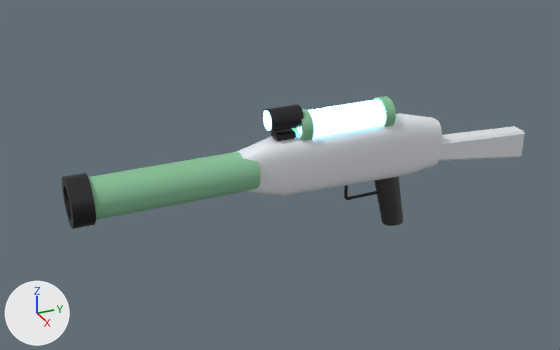
Two versions of the glTF model assets/models/weapons/revshooter.glb, one commit apart.
Camera for both pictures: a 50 mm lens placed at (0.975, -0.594, 0.474), pointed at (-0.021, -0.146, -0.024). The axes (+X, +Y, +Z) are drawn at lower left. The lights are the same throughout. The older version comes first. Where no turn or scale is listed for an object, it has been applied to the vertices. Vertices at exactly the same position are counted once.

Names of what the first picture shows: 'Body'.
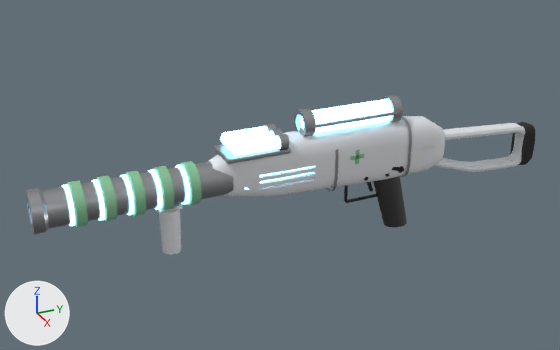
What differs and where, as boxes [x1, y1, x2, y2] in the pictures (560 x 350 px):
'Body', reshaped (10% wider, 20% taller): before [62, 96, 525, 229]; after [25, 95, 535, 255]
part 1 of me_body, rebuilt (15% wider): before [236, 113, 442, 196]; after [208, 116, 445, 197]
part 2 of me_body, rebuilt (37% narrower, 16% shorter): before [62, 173, 96, 229]; after [67, 180, 88, 227]
part 3 of me_body, rebuilt (17% wider): before [374, 176, 403, 226]; after [373, 176, 407, 227]
part 4 of me_body, rebuilt: before [292, 109, 314, 141]; after [294, 108, 316, 137]
part 5 of me_body, rebuilt: before [346, 191, 378, 200]; after [346, 194, 378, 203]
part 6 of me_body, rebuilt: before [88, 152, 260, 220]; after [25, 162, 234, 234]
part 7 of me_body, rebuilt (12% shorter): before [297, 99, 386, 138]; after [300, 99, 393, 133]
part 8 of me_body, rebuilt (39% taller): before [439, 126, 525, 161]; after [434, 123, 525, 172]
part 9 of me_body, deleted: before [263, 110, 272, 131]
part 10 of me_body, reshaped: before [264, 96, 396, 141]; after [62, 95, 412, 255]
part 11 of me_body, added: after [510, 122, 535, 165]

Patch to the scene script:
```diff
--- a/assets/models/weapons/revshooter.glb.py
+++ b/assets/models/weapons/revshooter.glb.py
@@ mat_alloy @@
+mat_alloy = principled_material('Alloy')
+mat_alloy.base_color = (0.42, 0.43, 0.45)  # grey #adafb3
+mat_alloy.metallic = 0.9
+mat_alloy.roughness = 0.35
@@ mat_glow @@
+mat_glow = principled_material('Glow')
+mat_glow.base_color = (1.0, 0.15, 0.08)  # red #ff6c50
+mat_glow.roughness = 0.3
+mat_glow.emission_color = (1.0, 0.15, 0.08)  # red #ff6c50
+mat_glow.emission_strength = 4.0
@@ mat_rubber @@
+mat_rubber = principled_material('Rubber')
+mat_rubber.base_color = (0.02, 0.02, 0.02)  # black #272727
+mat_rubber.roughness = 0.95
@@ me_body @@
 # used by ob_body; location = (0.0, 0.0, 0.0)
-me_body.from_pydata(...)  # 764 vertices, 1488 faces; spans x -0.036..0.036, y -0.47..0.3, z -0.138..0.094
+me_body.from_pydata(...)  # 8075 vertices, 15898 faces; spans x -0.033..0.033, y -0.52..0.322, z -0.141..0.085
+# me_body part 1: the loose piece of 96 vertices spanning x -0.028..0.028, y -0.22..0.12, z -0.05..0.05 is rebuilt with 811 vertices and now spans x -0.03..0.03, y -0.265..0.13, z -0.05..0.05
+# me_body part 2: the loose piece of 88 vertices spanning x -0.036..0.036, y -0.47..-0.44, z -0.032..0.04 is rebuilt with 256 vertices and now spans x -0.031..0.031, y -0.464..-0.45, z -0.031..0.031, in mat_accent (green #89c499)
+# me_body part 3: the loose piece of 84 vertices spanning x -0.017..0.017, y 0.009..0.07, z -0.138..-0.035 is rebuilt with 124 vertices and now spans x -0.018..0.018, y 0.006..0.077, z -0.141..-0.04
+# me_body part 4: the loose piece of 72 vertices spanning x -0.025..0.025, y -0.128..-0.112, z 0.035..0.085 is rebuilt with 192 vertices and now spans x -0.021..0.021, y -0.123..-0.107, z 0.043..0.085, in mat_alloy (grey #adafb3)
+# me_body part 5: the loose piece of 56 vertices spanning x -0.003..0.003, y -0.04..0.03, z -0.079..-0.075 is rebuilt with 96 vertices and now spans x -0.003..0.003, y -0.04..0.03, z -0.084..-0.08
+# me_body part 6: the loose piece of 44 vertices spanning x -0.03..0.03, y -0.46..-0.2, z -0.026..0.034 is rebuilt with 386 vertices and now spans x -0.03..0.03, y -0.52..-0.24, z -0.03..0.03, in mat_alloy (grey #adafb3)
+# me_body part 7: the loose piece of 36 vertices spanning x -0.022..0.022, y -0.12..0.02, z 0.038..0.082 is rebuilt with 194 vertices and now spans x -0.017..0.017, y -0.12..0.04, z 0.047..0.081
+# me_body part 8: the loose piece of 24 vertices spanning x -0.016..0.016, y 0.12..0.3, z -0.059..0.0 is rebuilt with 480 vertices and now spans x -0.013..0.013, y 0.104..0.311, z -0.077..0.011
+# me_body part 9: the loose piece of 40 vertices spanning x -0.015..0.015, y -0.176..-0.17, z 0.062..0.092 is deleted
+# me_body part 10: 168 vertices removed from x -0.025..0.025, y -0.175..0.028, z 0.035..0.094; 5206 vertices added at x -0.033..0.033, y -0.51..0.058, z -0.102..0.085
+# me_body part 11: 234 vertices added at x -0.018..0.018, y 0.17..0.322, z -0.078..-0.002
+# other edits to the shape of me_body do not show in these pictures
 me_body.materials.append(mat_metal)
@@ me_body @@
 me_body.materials.append(mat_energy)
+me_body.materials.append(mat_alloy)  # grey #adafb3
+me_body.materials.append(mat_rubber)  # black #272727
+me_body.materials.append(mat_glow)  # red #ff6c50, glowing red #ff6c50
```
